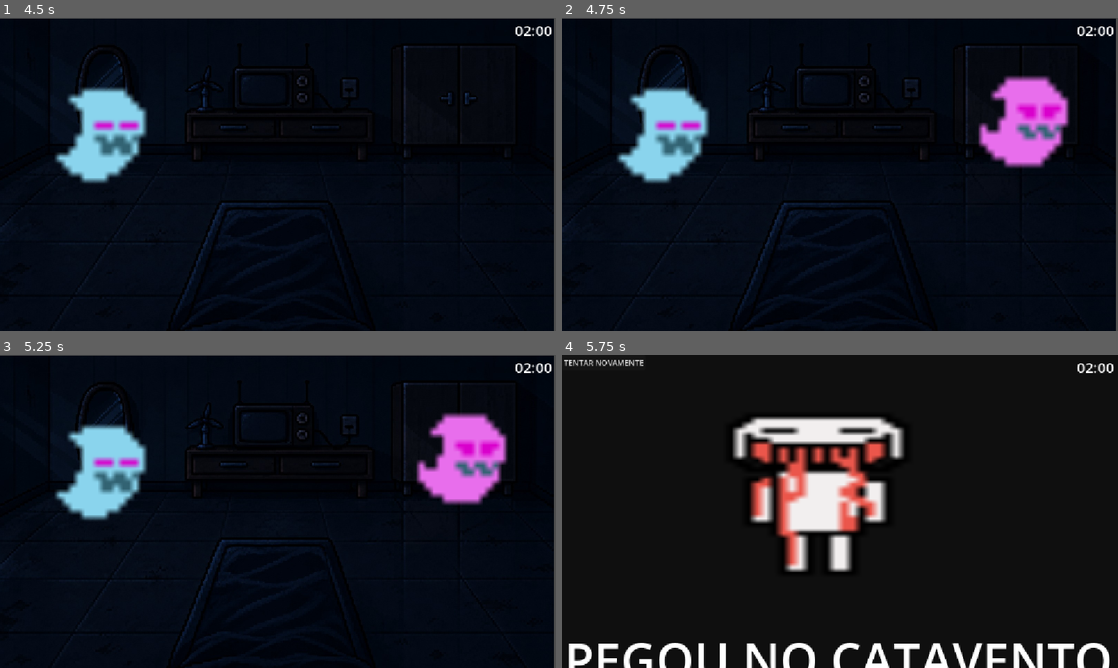
Above: before the commit, frames 1-4 (two rows, left to right).
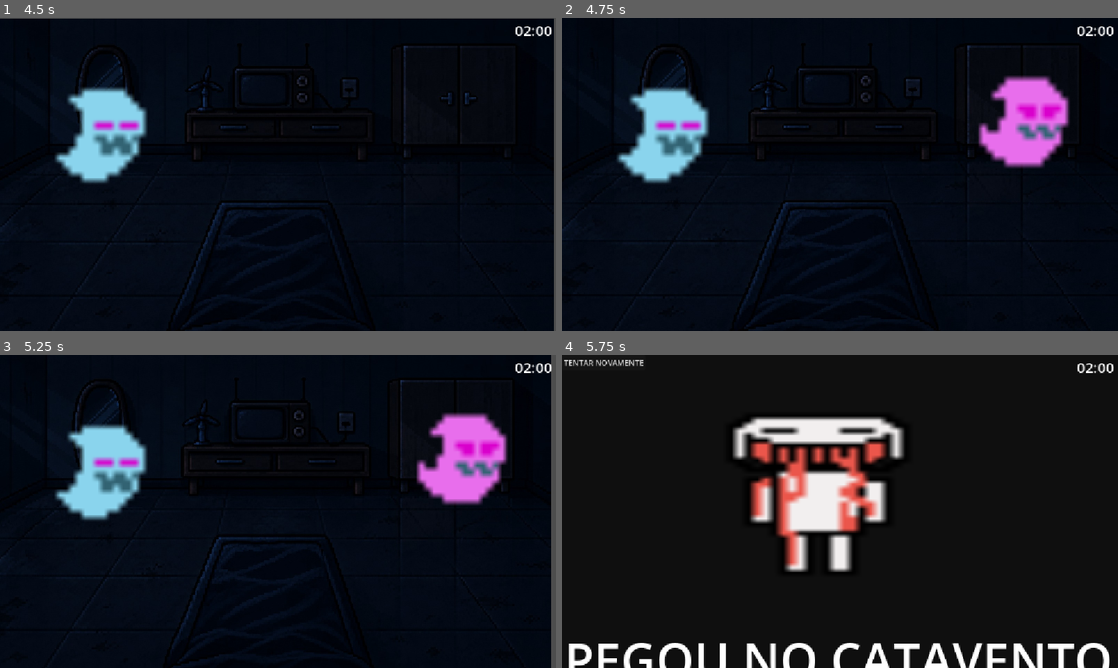
Above: after the commit, the same moments.

Repository: rubual/compet2026-asssombrado
Game: Godot game, scene res://Main.tscn
The game is run twice, just before and just after one commit, with the same random seed, the same clock (stepped at 60 frames per second) and the same inputs. Before the commit the project has no main scene; this scene is started directly in both runs.
Inputs:
- Up to frame 1 (4.5 s): click "INICIAR JOGO" at 0.5 s; tap Enter at 1.25, 3.5 s; hold Right (ui_right) 1.28-2.03 s; tap Space at 2, 4.25 s; hold Down (ui_down) 2.03-2.78 s; hold Right (ui_right) 2.78-4.28 s; hold Left (ui_left) from 4.28 s (still down)
- Up to frame 2 (4.75 s): keep holding Left (ui_left)
- Up to frame 3 (5.25 s): keep holding Left (ui_left); tap Enter at 5 s
- Up to frame 4 (5.75 s): keep holding Left (ui_left)

Frame 1 is identical in both runs. In frame 2, 1.2% of the frame differs, in the area x 0-100%, y 0-100%; in frame 3, 2.6%; in frame 4, nothing differs.

Commit message:
feat: adicionar feedback audiovisual e suporte a controle Bluetooth
Mudancas detalhadas:

- Adicionado suporte ao D-pad nativo do Godot (ui_left, ui_down, ui_right) no main.gd para permitir uso direto com o controle generico Bluetooth, alem do teclado.

- Implementado um sistema de 'Screen Shake' atrelado ao tempo restante do inimigo na tela. A tela treme cada vez mais forte quando falta menos de 1 segundo para gerar urgencia no jogador.

- Inserido um efeito visual (ColorRect dinamico) que funciona como um flash semitransparente na tela para indicar quando a lanterna acende e quando elimina o inimigo com sucesso. Definido mouse_filter como IGNORE para nao bloquear a interface.

- Criados os nos AudioStreamPlayer via codigo e adicionados a arvore no _ready() para a lanterna, morte do monstro e jumpscare, servindo como base para a simples inclusao de sons.

Diff:
--- a/main.gd
+++ b/main.gd
@@ -9,6 +9,15 @@
 var jogo_iniciado = false
 var jogo_terminou = false
 var mudando_level = false
+var lanterna_pressionada = false # Para evitar spam do is_key_pressed
+
+# Efeitos Visuais e Sonoros
+var shake_intensity = 0.0
+@onready var bg = $TextureRect
+var flash_luz = ColorRect.new()
+var som_lanterna = AudioStreamPlayer.new()
+var som_jumpscare = AudioStreamPlayer.new()
+var som_inimigo_derrotado = AudioStreamPlayer.new()
 
 # Guarda todos os inimigos que estão aparecendo
 var inimigos_ativos = []
@@ -41,6 +50,19 @@
 	vitoria_tela.visible = false
 	indicacao_level.visible = false
 
+	# Configura o Flash de Luz da Lanterna
+	flash_luz.color = Color(1, 1, 0.8, 0.0) # Amarelo transparente
+	flash_luz.set_anchors_preset(Control.PRESET_FULL_RECT)
+	flash_luz.mouse_filter = Control.MOUSE_FILTER_IGNORE # <--- DEIXA O CLIQUE PASSAR
+	$Interface.add_child(flash_luz)
+
+	# Adiciona os tocadores de som à cena
+	add_child(som_lanterna)
+	add_child(som_jumpscare)
+	add_child(som_inimigo_derrotado)
+	# TODO: Depois você pode arrastar arquivos de áudio para cá:
+	# som_lanterna.stream = preload("res://caminho_do_som.mp3")
+
 	# Mostra o menu
 	$Interface/Menu.visible = true
 
@@ -68,6 +90,17 @@
 
 	# Atualiza todos os inimigos que estão vivos
 	atualizar_inimigos(delta)
+
+	# Efeito de Flash desaparecendo gradualmente
+	if flash_luz.color.a > 0:
+		flash_luz.color.a -= delta * 3.0
+
+	# Efeito de Screen Shake (tensão aumentando)
+	if shake_intensity > 0:
+		bg.position = Vector2(randf_range(-shake_intensity, shake_intensity), randf_range(-shake_intensity, shake_intensity))
+		shake_intensity = lerpf(shake_intensity, 0.0, 5 * delta)
+	else:
+		bg.position = Vector2(-2, 2) # Posição original do bg
 
 	# Verifica se o jogador apontou a lanterna
 	verificar_lanterna()
@@ -167,6 +200,10 @@
 		# Diminui o tempo restante
 		inimigo.tempo_restante -= delta
 
+		# Aumenta a tensão (shake) se o inimigo for verdadeiro e estiver prestes a atacar
+		if inimigo.tipo != "falso" and inimigo.tempo_restante < 1.0:
+			shake_intensity = (1.0 - inimigo.tempo_restante) * 15.0
+
 		# O tempo acabou
 		if inimigo.tempo_restante <= 0:
 
@@ -187,18 +224,32 @@
 
 
 func verificar_lanterna():
-	# Por enquanto continuamos usando A/S/D para testar.
-	if Input.is_key_pressed(KEY_A):
-		testar_lanterna("esquerda")
-
-	if Input.is_key_pressed(KEY_S):
-		testar_lanterna("centro")
-
-	if Input.is_key_pressed(KEY_D):
-		testar_lanterna("direita")
+	var acionou = false
+	var direcao = ""
+
+	# Aceita tanto o teclado (A, S, D) quanto o D-pad do controle genérico Bluetooth (ui_left, ui_down, ui_right)
+	if Input.is_key_pressed(KEY_A) or Input.is_action_pressed("ui_left"):
+		direcao = "esquerda"
+		acionou = true
+	elif Input.is_key_pressed(KEY_S) or Input.is_action_pressed("ui_down"):
+		direcao = "centro"
+		acionou = true
+	elif Input.is_key_pressed(KEY_D) or Input.is_action_pressed("ui_right"):
+		direcao = "direita"
+		acionou = true
+
+	# Para não spammar o evento caso ele segure o botão
+	if acionou and not lanterna_pressionada:
+		lanterna_pressionada = true
+		testar_lanterna(direcao)
+	elif not acionou:
+		lanterna_pressionada = false
 
 
 func testar_lanterna(direcao):
+	# Efeitos visuais e sonoros da lanterna acendendo
+	flash_luz.color.a = 0.4
+	som_lanterna.play()
 
 	# Procura um inimigo na direção apontada
 	for i in range(inimigos_ativos.size() - 1, -1, -1):
@@ -221,6 +272,10 @@
 		# Se for normal, rápido ou lento, mata
 		print("MATOU:", inimigo.tipo)
 
+		# Feedback de acerto
+		som_inimigo_derrotado.play()
+		flash_luz.color = Color(0.8, 1.0, 0.8, 0.6) # Pisca verde rápido
+
 		inimigo.node.queue_free()
 		inimigos_ativos.remove_at(i)
 
@@ -260,6 +315,9 @@
 
 func game_over():
 	jogo_terminou = true
+	som_jumpscare.play()
+	shake_intensity = 0.0
+	bg.position = Vector2(-2, 2)
 
 	# Remove todos os inimigos
 	for inimigo in inimigos_ativos:
--- a/project.godot
+++ b/project.godot
@@ -11,6 +11,7 @@
 [application]
 
 config/name="lanterna1"
+run/main_scene="uid://grqpb4qgxo0x"
 config/features=PackedStringArray("4.7", "GL Compatibility")
 config/icon="res://icon.svg"
 
